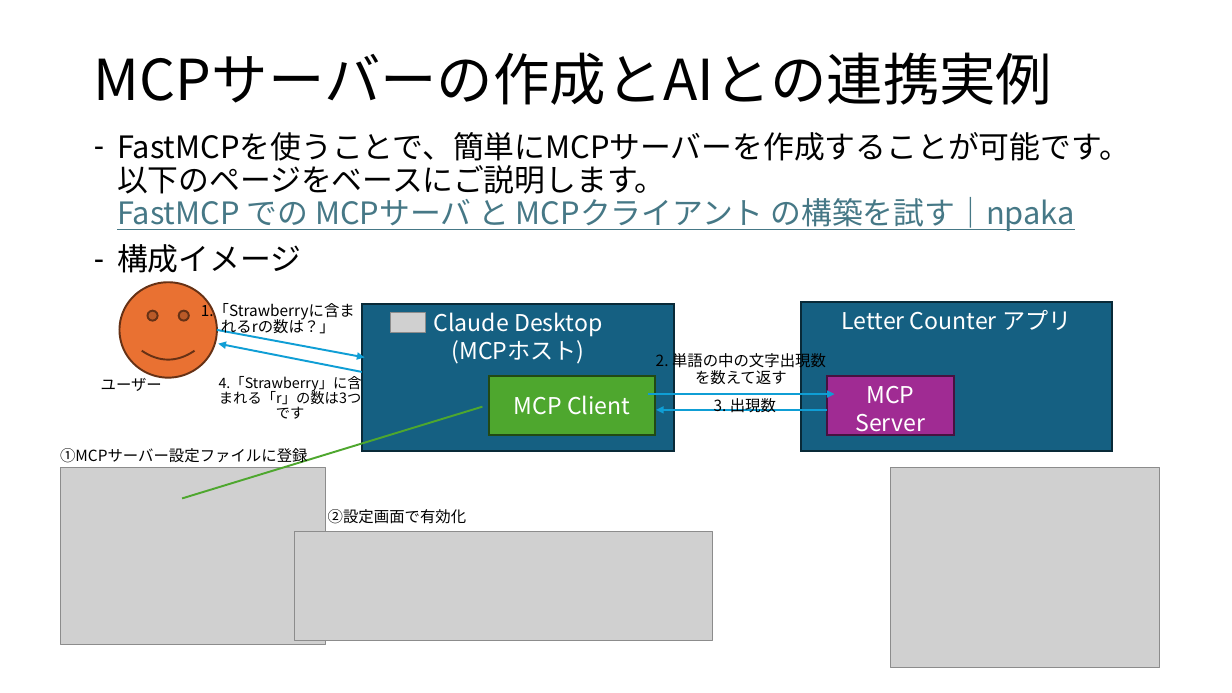
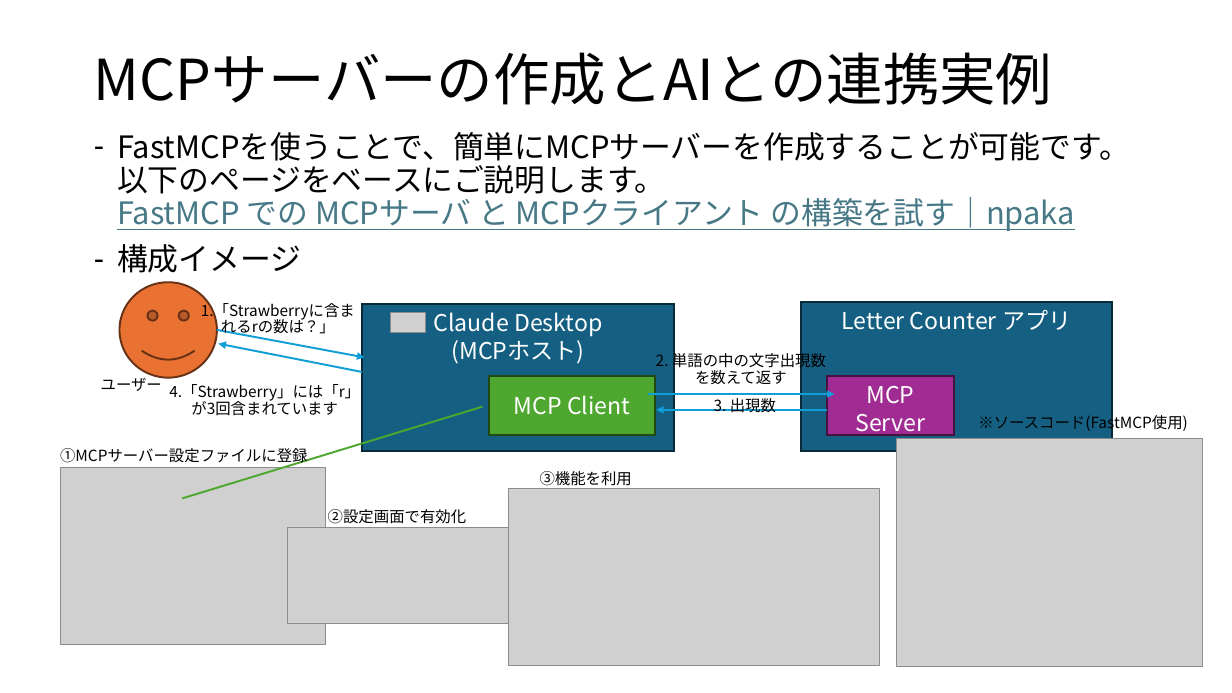
Before and after one commit to koga-miko/misc, a slide deck: slide 9 of raspberry-pi-report/MCPについて.pptx. Drawn at 1232x693 pixels with LibreOffice and Linux fonts; fonts in the diff are those of the drawing; grey boxes stand for pictures. Boxes give left, top, right and bottom in pixels: in the first picture for what was removed or moved away, otherwise in the second. Text is boxed around its words. In the diff, an @@ line names an element or a change of style, - is before the commit and + after.

```diff
--- a/raspberry-pi-report/MCPについて.pptx
+++ b/raspberry-pi-report/MCPについて.pptx
@@ text at [169,384,360,416]: text changed; size 11.1 to 12 pt @@
-4.「Strawberry」に含まれる「r」の数は3つです
+4.「Strawberry」には「r」が3回含まれています
@@ text added at [978,413,1188,433], 12 pt, text #000000 @@
+※ソースコード(FastMCP使用)
@@ picture: place and size @@
-picture at [891,468,1161,668]
+picture at [897,439,1203,666]
@@ text added at [540,471,632,486], 12 pt, text #000000 @@
+③機能を利用
@@ picture added at [509,489,880,666] @@
@@ picture: place and size @@
-picture at [294,531,713,640]
+picture at [288,528,657,624]
```
Also in this commit, not shown: 7 other slides changed, 4 slides added.
